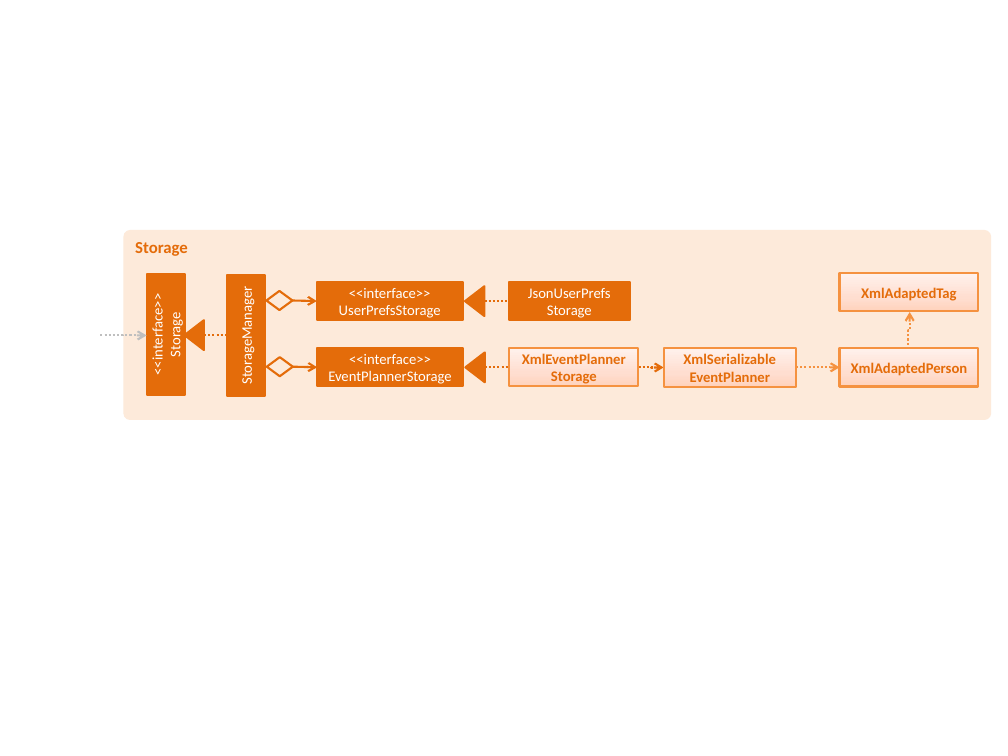
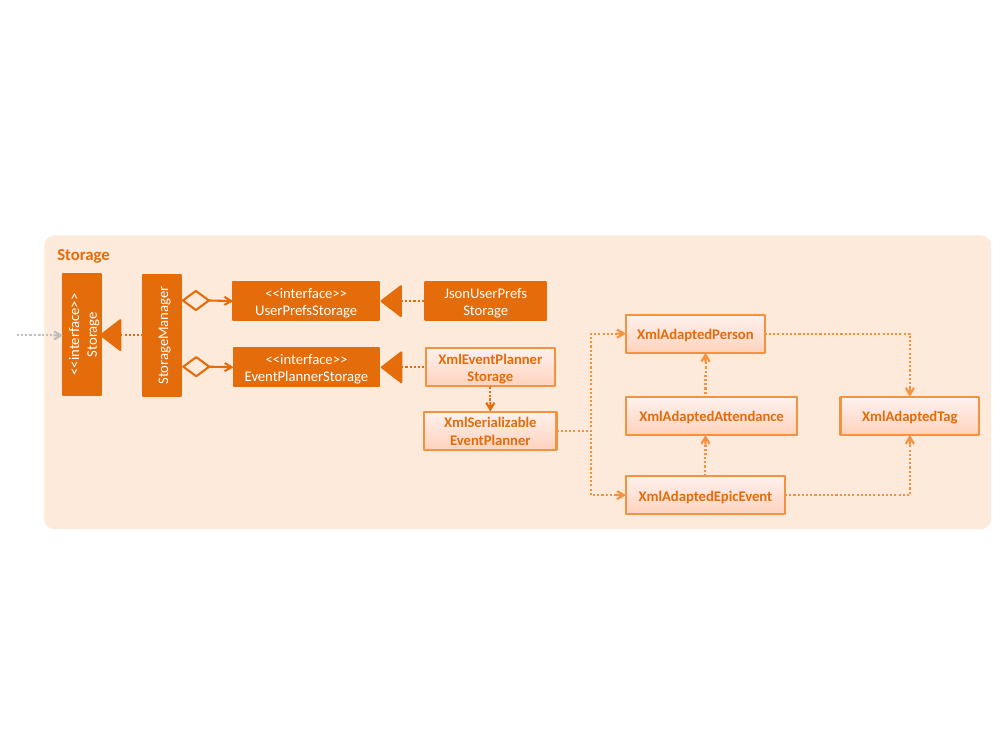
Before and after one commit to raynoldng/addressbook-level4, a slide deck: slide 1 of docs/diagrams/StorageComponentClassDiagram.pptx. Drawn at 1008x756 pixels with LibreOffice and Linux fonts; fonts in the diff are those of the drawing. Boxes give left, top, right and bottom in pixels: in the first picture for what was removed or moved away, otherwise in the second. Text is boxed around its words. In the diff, an @@ line names an element or a change of style, - is before the commit and + after.

```diff
--- a/docs/diagrams/StorageComponentClassDiagram.pptx
+++ b/docs/diagrams/StorageComponentClassDiagram.pptx
@@ rounded rectangle "Storage": place and size @@
-rounded rectangle "Storage" at (123, 230, 991, 419)
+rounded rectangle "Storage" at (44, 236, 991, 529)
@@ rectangle "XmlAdaptedPerson": place and size @@
-rectangle "XmlAdaptedPerson" at (840, 349, 979, 387)
+rectangle "XmlAdaptedPerson" at (626, 314, 765, 353)
@@ elbow arrow moved from (796, 368) - (840, 368) to (556, 430) - (626, 334) @@
@@ elbow arrow added from (706, 394) to (706, 353), #F69240 1.5 pt dashed @@
@@ elbow arrow added from (765, 334) to (910, 397), #F69240 1.5 pt dashed @@
@@ 6 rectangles, 3 triangles, 2 arrows, 2 diamonds, 2 elbow lines, 1 line, 1 elbow arrow: place and size @@
-6 rectangles, 3 triangles, 2 arrows, 2 diamonds, 2 elbow lines, 1 line, 1 elbow arrow at (101, 274, 638, 396)
+6 rectangles, 3 triangles, 2 arrows, 2 diamonds, 2 elbow lines, 1 line, 1 elbow arrow at (17, 274, 555, 396)
@@ elbow arrow moved from (638, 367) - (663, 368) to (491, 386) - (491, 411) @@
@@ rectangle "XmlSerializable EventPlanner": place and size @@
-rectangle "XmlSerializable EventPlanner" at (663, 349, 795, 387)
+rectangle "XmlSerializable EventPlanner" at (424, 411, 556, 450)
@@ rectangle added at (626, 397, 797, 435), fill gradient #FFD2BD to #FFDED0 to #FFF2ED, outline #F69240 1.5 pt, 10.5 pt, text #E46C0A, bold @@
+XmlAdaptedAttendance
@@ rectangle "XmlAdaptedTag": place and size @@
-rectangle "XmlAdaptedTag" at (840, 273, 979, 311)
+rectangle "XmlAdaptedTag" at (841, 397, 980, 435)
@@ elbow arrow added from (556, 430) to (626, 495), #F69240 1.5 pt dashed @@
@@ elbow arrow moved from (908, 349) - (909, 312) to (706, 476) - (706, 435) @@
@@ elbow arrow added from (785, 495) to (910, 435), #F69240 1.5 pt dashed @@
@@ rectangle added at (626, 476, 785, 514), fill gradient #FFD2BD to #FFDED0 to #FFF2ED, outline #F69240 1.5 pt, 10.5 pt, text #E46C0A, bold @@
+XmlAdaptedEpicEvent
```
Also in this commit, not shown: 2 other files.
